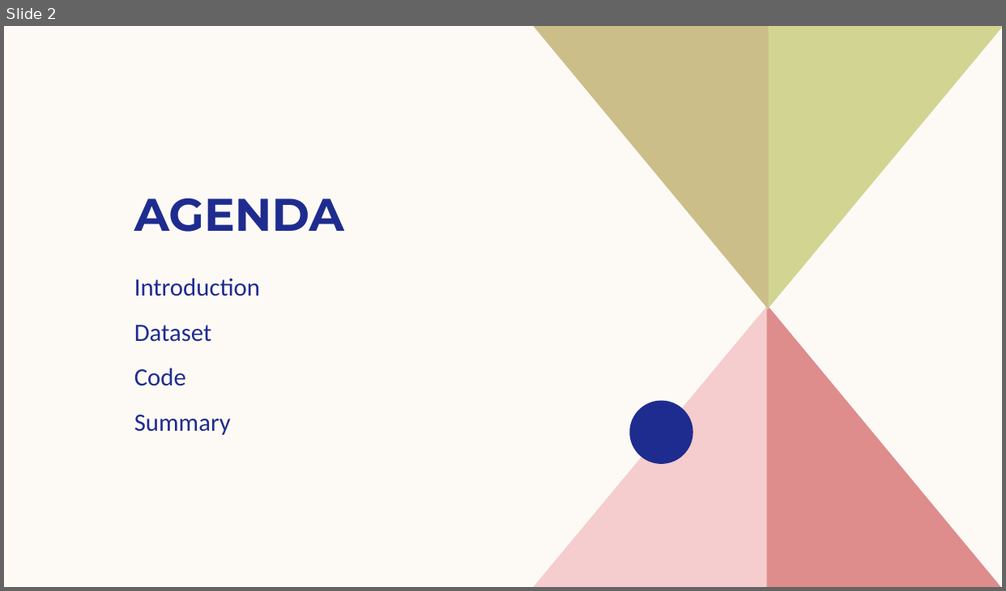
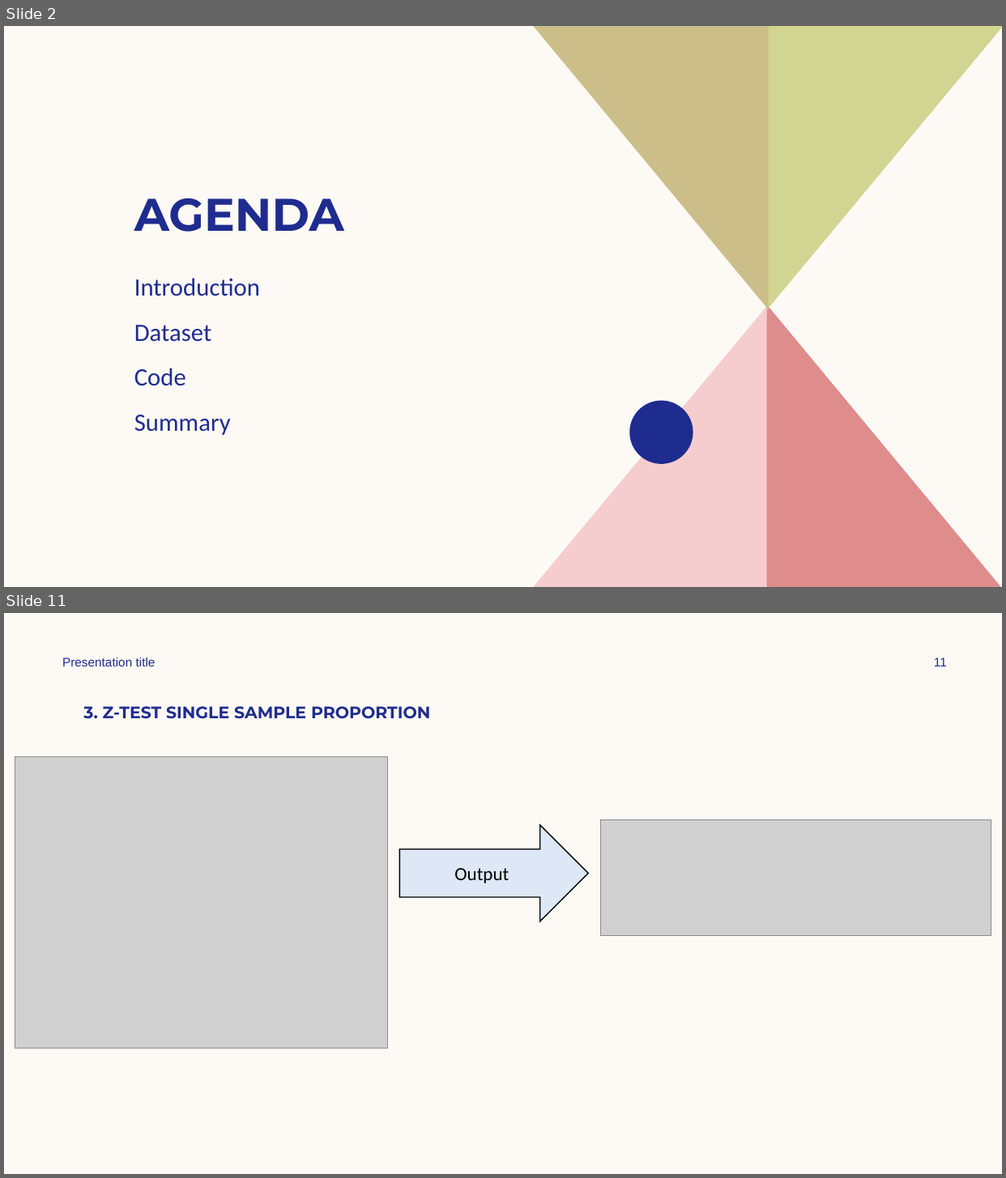
Before and after one commit to PratikKin/Statistics-Case-Study-Group-12, a slide deck: Diabetes/Statistics Case Study.pptx. Shown one above the other, each under a label of ours: slide 2 before the commit, slides 2 and 11 after it; the slides between them are not shown. The pictures are 1006x591 and 1006x1178 pixels, drawn with LibreOffice and Linux fonts; fonts in the diff are those of the drawing; grey boxes stand for pictures. Boxes give left, top, right and bottom in pixels: in the first picture for what was removed or moved away, otherwise in the second. Text is boxed around its words. In the diff, an @@ line names an element or a change of style, - is before the commit and + after.

```diff
--- a/Diabetes/Statistics Case Study.pptx
+++ b/Diabetes/Statistics Case Study.pptx
@@ slide 11 added at <box>4,613,1002,1174</box>, background #FDFAF6 @@
@@ text added at <box>62,658,155,666</box>, 12 pt, text #1F2C8F @@
+Presentation title
@@ page number added at <box>934,658,947,666</box>, 12 pt, text #1F2C8F @@
+11
@@ title added at <box>83,706,430,719</box>, 16 pt, text #1F2C8F, bold @@
+3. Z-TEST SINGLE SAMPLE PROPORTION
@@ picture added at <box>15,757,387,1049</box> @@
@@ right arrow added at <box>400,825,589,922</box>, fill #DDE7F6, outline #000000 1 pt, 18 pt, text #000000 @@
+Output
@@ picture added at <box>601,820,991,935</box> @@
```
Also in this commit, not shown: 6 slides changed, 26 other slides added, 2 slides removed, 22 other files.
